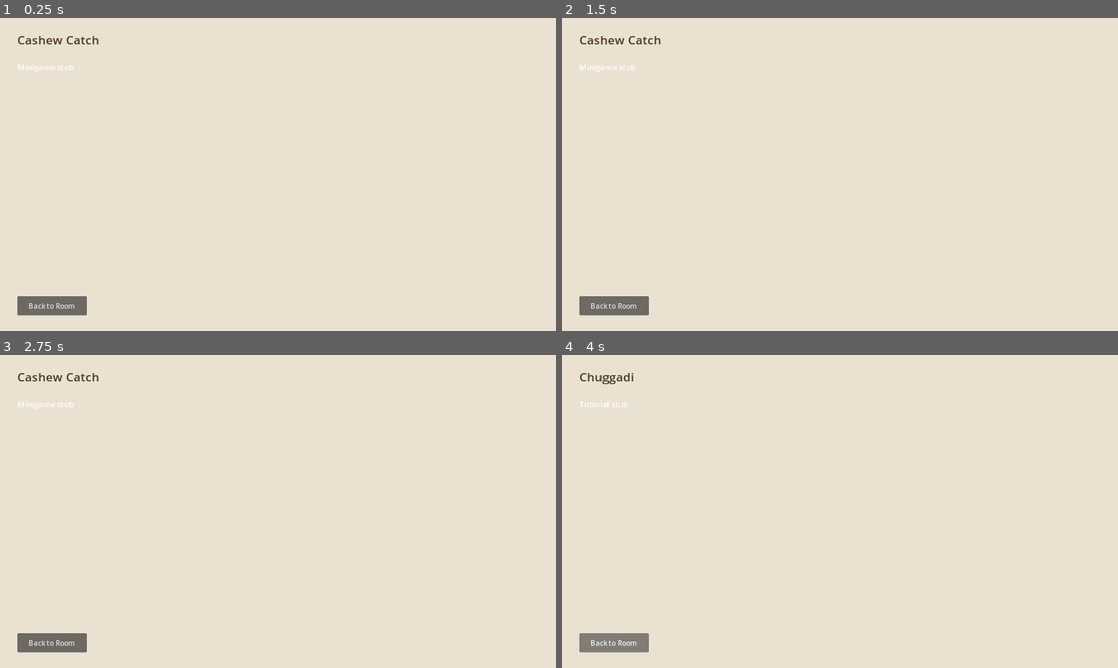
Above: before the commit, frames 1-4 (two rows, left to right).
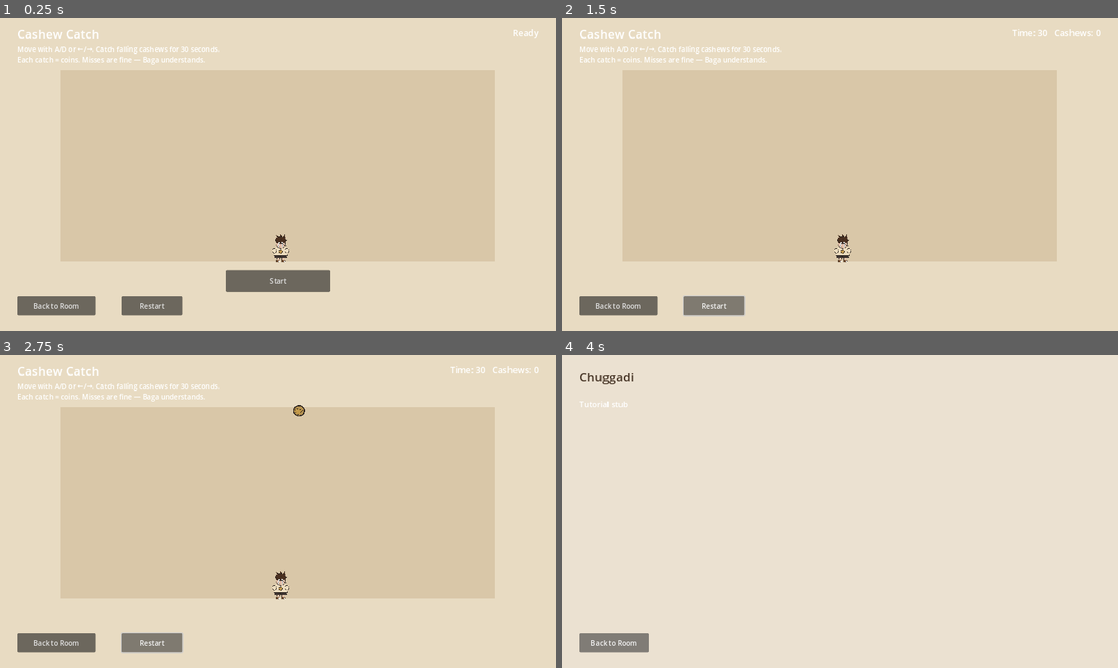
Above: after the commit, the same moments.

Repository: jxav22/baga-and-friends
Game: Godot game, scene res://scenes/CashewCatch.tscn
Two runs of this game, one before a commit and one after it. Both use one fixed random seed, a clock stepped at 60 frames per second and the inputs below. This scene is started directly instead of the project's main scene.
Inputs (mouse positions are in pixels of both pictures, inside the frame that each line leads up to):
- Up to frame 1 (0.25 s): no input
- Up to frame 2 (1.5 s): click (712, 305) at 0.5 s, where only the run after the commit has a clickable "Restart"; click (712, 305) at 1.25 s, where only the run after the commit has a clickable "Restart"
- Up to frame 3 (2.75 s): click (150, 642) at 2 s, where only the run after the commit has a clickable "Restart"
- Up to frame 4 (4 s): click "Back to Room" at 2.75 s; click "Back to Room" at 3.5 s

The runs differ from the first frame. In frame 1, 51% of the frame differs, in the area x 3-97%, y 3-96%; in frame 2, 49%; in frame 3, 49%; in frame 4, nothing differs.

Commit message:
worker/cashew-catch: playable slice
Co-authored-by: Jason <jasxavier7@gmail.com>

Diff:
--- a/scenes/CashewCatch.tscn
+++ b/scenes/CashewCatch.tscn
@@ -1,14 +1,13 @@
-[gd_scene load_steps=2 format=3]
+[gd_scene load_steps=3 format=3]
 
 [ext_resource type="Script" path="res://scripts/minigames/cashew/CashewCatch.gd" id="1"]
+[ext_resource type="Texture2D" path="res://assets/baga/preview.png" id="2"]
 
 [node name="CashewCatch" type="Control"]
 layout_mode = 3
 anchors_preset = 15
 anchor_right = 1.0
 anchor_bottom = 1.0
-grow_horizontal = 2
-grow_vertical = 2
 script = ExtResource("1")
 
 [node name="Bg" type="ColorRect" parent="."]
@@ -16,31 +15,95 @@
 anchors_preset = 15
 anchor_right = 1.0
 anchor_bottom = 1.0
-color = Color(0.92, 0.88, 0.82, 1)
+color = Color(0.91, 0.86, 0.76, 1)
 
 [node name="Title" type="Label" parent="."]
 layout_mode = 0
 offset_left = 40.0
-offset_top = 30.0
-offset_right = 800.0
-offset_bottom = 80.0
+offset_top = 16.0
+offset_right = 500.0
+offset_bottom = 56.0
 theme_override_font_sizes/font_size = 28
-theme_override_colors/font_color = Color(0.29, 0.22, 0.16, 1)
 text = "Cashew Catch"
 
-[node name="Body" type="Label" parent="."]
+[node name="Instructions" type="Label" parent="."]
 layout_mode = 0
 offset_left = 40.0
-offset_top = 100.0
+offset_top = 60.0
 offset_right = 900.0
-offset_bottom = 200.0
-theme_override_font_sizes/font_size = 18
-text = "Minigame stub"
+offset_bottom = 110.0
+autowrap_mode = 3
+text = "Instructions"
+
+[node name="HUD" type="Label" parent="."]
+layout_mode = 0
+offset_left = 980.0
+offset_top = 20.0
+offset_right = 1240.0
+offset_bottom = 56.0
+theme_override_font_sizes/font_size = 20
+text = "Ready"
+horizontal_alignment = 2
+
+[node name="Arena" type="Control" parent="."]
+clips_contents = true
+layout_mode = 0
+offset_left = 140.0
+offset_top = 120.0
+offset_right = 1140.0
+offset_bottom = 560.0
+
+[node name="ArenaBg" type="ColorRect" parent="Arena"]
+layout_mode = 1
+anchors_preset = 15
+anchor_right = 1.0
+anchor_bottom = 1.0
+color = Color(0.85, 0.78, 0.66, 1)
+
+[node name="Player" type="TextureRect" parent="Arena"]
+layout_mode = 0
+offset_left = 460.0
+offset_top = 460.0
+offset_right = 520.0
+offset_bottom = 530.0
+texture = ExtResource("2")
+expand_mode = 1
+stretch_mode = 5
+
+[node name="StartButton" type="Button" parent="."]
+layout_mode = 0
+offset_left = 520.0
+offset_top = 580.0
+offset_right = 760.0
+offset_bottom = 630.0
+text = "Start"
+
+[node name="RestartButton" type="Button" parent="."]
+layout_mode = 0
+offset_left = 280.0
+offset_top = 640.0
+offset_right = 420.0
+offset_bottom = 684.0
+text = "Restart"
 
 [node name="BackButton" type="Button" parent="."]
 layout_mode = 0
 offset_left = 40.0
 offset_top = 640.0
-offset_right = 200.0
+offset_right = 220.0
 offset_bottom = 684.0
 text = "Back to Room"
+
+[node name="ResultPanel" type="PanelContainer" parent="."]
+visible = false
+layout_mode = 0
+offset_left = 440.0
+offset_top = 240.0
+offset_right = 840.0
+offset_bottom = 360.0
+
+[node name="Result" type="Label" parent="ResultPanel"]
+layout_mode = 2
+theme_override_font_sizes/font_size = 22
+horizontal_alignment = 1
+text = "Done"
--- a/scripts/minigames/cashew/CashewCatch.gd
+++ b/scripts/minigames/cashew/CashewCatch.gd
@@ -1,8 +1,126 @@
 extends Control
-## Stub — filled by parallel worker slice.
+## Cashew Catch — 30s left/right catch falling cashews.
+
+const GAME_TIME := 30.0
+const PLAYER_SPEED := 420.0
+const SPAWN_EVERY := 0.55
+
+@onready var arena: Control = $Arena
+@onready var player: TextureRect = $Arena/Player
+@onready var hud: Label = $HUD
+@onready var result: Label = $ResultPanel/Result
+@onready var instructions: Label = $Instructions
+@onready var result_panel: PanelContainer = $ResultPanel
+
+var _playing := false
+var _time_left := GAME_TIME
+var _score := 0
+var _spawn_t := 0.0
+var _cashews: Array[TextureRect] = []
+var _awarded := false
 
 
 func _ready() -> void:
-	var btn := get_node_or_null("BackButton")
-	if btn:
-		btn.pressed.connect(func() -> void: SceneRouter.go_room())
+	$BackButton.pressed.connect(func() -> void: SceneRouter.go_room())
+	$RestartButton.pressed.connect(_restart)
+	$StartButton.pressed.connect(_start)
+	result_panel.visible = false
+	instructions.text = "Move with A/D or ←/→. Catch falling cashews for 30 seconds.\nEach catch = coins. Misses are fine — Baga understands."
+	_reset_visuals()
+
+
+func _reset_visuals() -> void:
+	for c in _cashews:
+		if is_instance_valid(c):
+			c.queue_free()
+	_cashews.clear()
+	player.position = Vector2(arena.size.x * 0.5 - 24.0, arena.size.y - 64.0)
+	hud.text = "Ready"
+	_awarded = false
+
+
+func _start() -> void:
+	_restart()
+
+
+func _restart() -> void:
+	_reset_visuals()
+	_score = 0
+	_time_left = GAME_TIME
+	_spawn_t = 0.0
+	_playing = true
+	result_panel.visible = false
+	$StartButton.visible = false
+	AudioManager.play_sfx("click")
+
+
+func _process(delta: float) -> void:
+	if not _playing:
+		return
+	_time_left -= delta
+	hud.text = "Time: %d   Cashews: %d" % [ceili(_time_left), _score]
+	if _time_left <= 0.0:
+		_finish()
+		return
+	var dir := 0.0
+	if Input.is_action_pressed("move_left"):
+		dir -= 1.0
+	if Input.is_action_pressed("move_right"):
+		dir += 1.0
+	player.position.x = clampf(
+		player.position.x + dir * PLAYER_SPEED * delta,
+		0.0,
+		maxf(0.0, arena.size.x - player.size.x)
+	)
+	_spawn_t += delta
+	if _spawn_t >= SPAWN_EVERY:
+		_spawn_t = 0.0
+		_spawn_cashew()
+	_update_cashews(delta)
+
+
+func _spawn_cashew() -> void:
+	var c := TextureRect.new()
+	c.texture = load("res://assets/shared/cashew.png") as Texture2D
+	c.expand_mode = TextureRect.EXPAND_IGNORE_SIZE
+	c.stretch_mode = TextureRect.STRETCH_KEEP_ASPECT_CENTERED
+	c.size = Vector2(40, 40)
+	c.position = Vector2(randf() * maxf(10.0, arena.size.x - 40.0), -40.0)
+	arena.add_child(c)
+	_cashews.append(c)
+
+
+func _update_cashews(delta: float) -> void:
+	var speed := 180.0 + (GAME_TIME - _time_left) * 4.0
+	var keep: Array[TextureRect] = []
+	var p_rect := Rect2(player.position, player.size)
+	for c in _cashews:
+		if not is_instance_valid(c):
+			continue
+		c.position.y += speed * delta
+		var c_rect := Rect2(c.position, c.size)
+		if p_rect.intersects(c_rect):
+			_score += 1
+			AudioManager.play_sfx("coin")
+			c.queue_free()
+			continue
+		if c.position.y > arena.size.y + 20.0:
+			c.queue_free()
+			continue
+		keep.append(c)
+	_cashews = keep
+
+
+func _finish() -> void:
+	_playing = false
+	var coins := mini(25, 3 + _score)
+	if not _awarded:
+		GameState.award_coins(coins)
+		GameState.play_boost()
+		SaveManager.autosave()
+		_awarded = true
+		AudioManager.play_sfx("buy")
+	result_panel.visible = true
+	result.text = "Caught %d cashews!\n+%d coins" % [_score, coins]
+	$StartButton.visible = true
+	$StartButton.text = "Play Again"
Binary file added: assets/minigames/cashew/cashew.png
